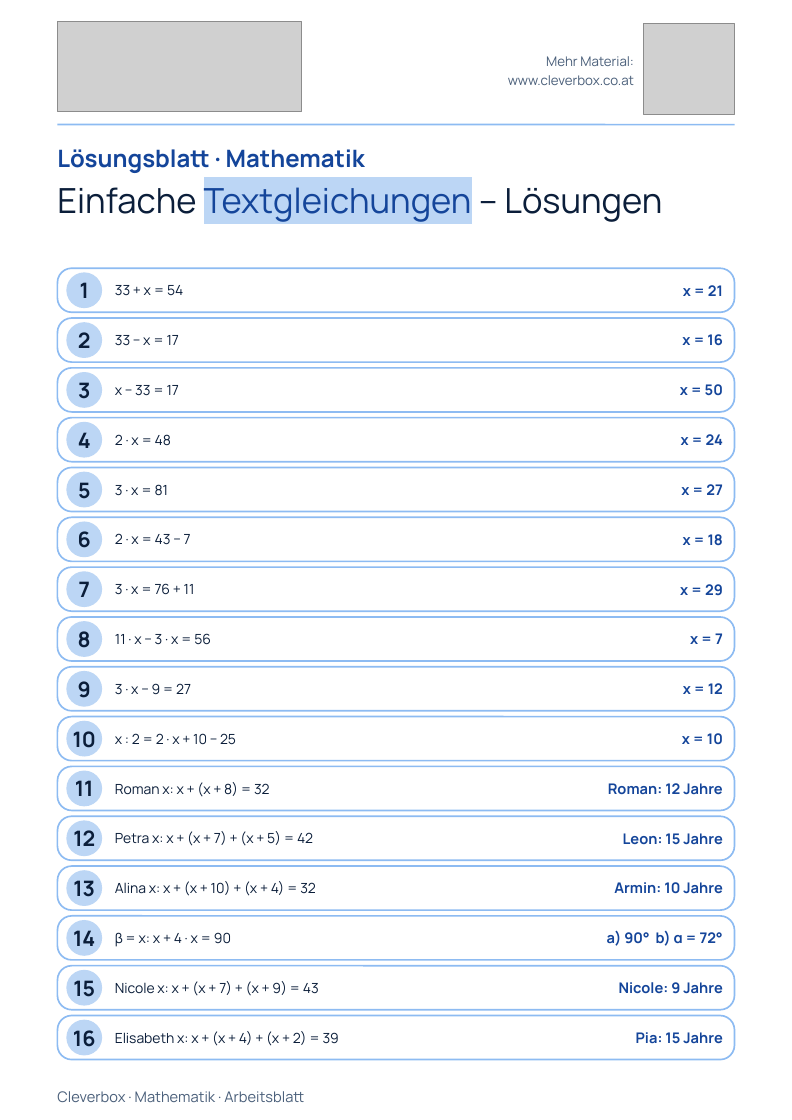
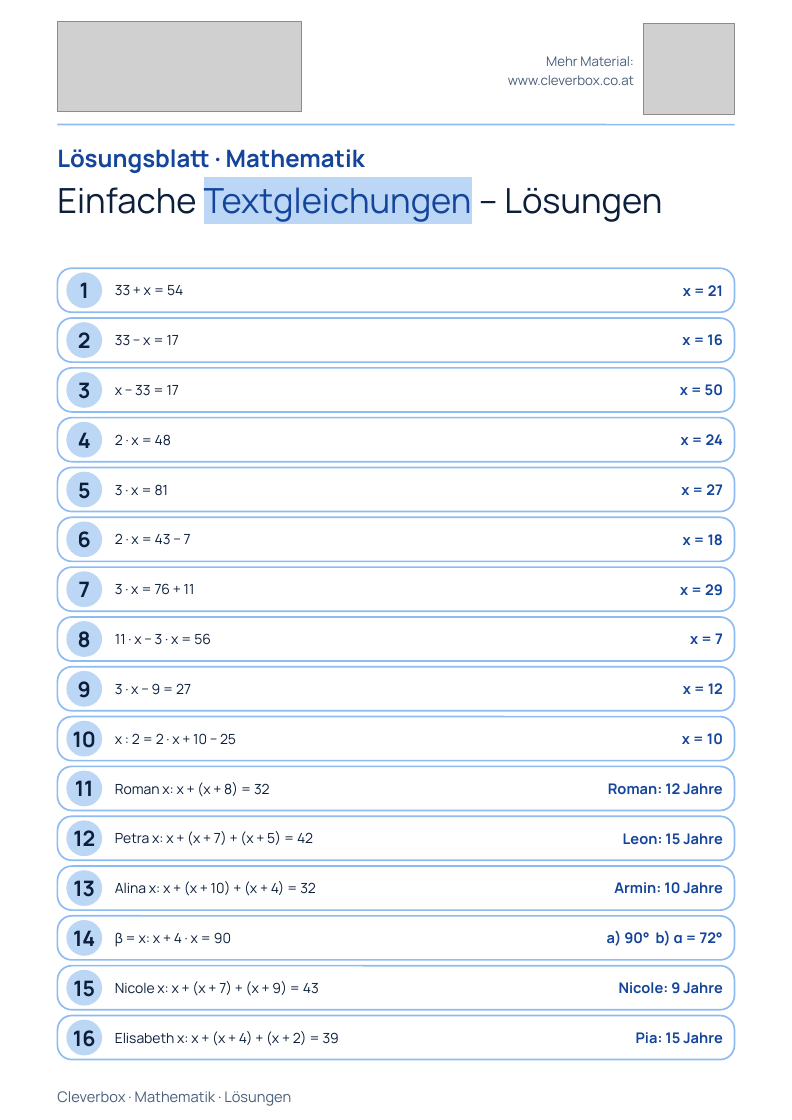
Before and after one commit to arminheske/claudecloud, a slide deck: slide 1 of videoslides/arbeitsblatt-textgleichungen-loesungen-a4.pptx. Drawn at 792x1120 pixels with LibreOffice and Linux fonts; fonts in the diff are those of the drawing; grey boxes stand for pictures. Boxes give left, top, right and bottom in pixels: in the first picture for what was removed or moved away, otherwise in the second. Text is boxed around its words. In the diff, an @@ line names an element or a change of style, - is before the commit and + after.

```diff
--- a/videoslides/arbeitsblatt-textgleichungen-loesungen-a4.pptx
+++ b/videoslides/arbeitsblatt-textgleichungen-loesungen-a4.pptx
@@ text at (x1=57, y1=1091, x2=291, y2=1106): text changed @@
-Cleverbox · Mathematik · Arbeitsblatt
+Cleverbox · Mathematik · Lösungen
```
Also in this commit, not shown: 1 other file.
